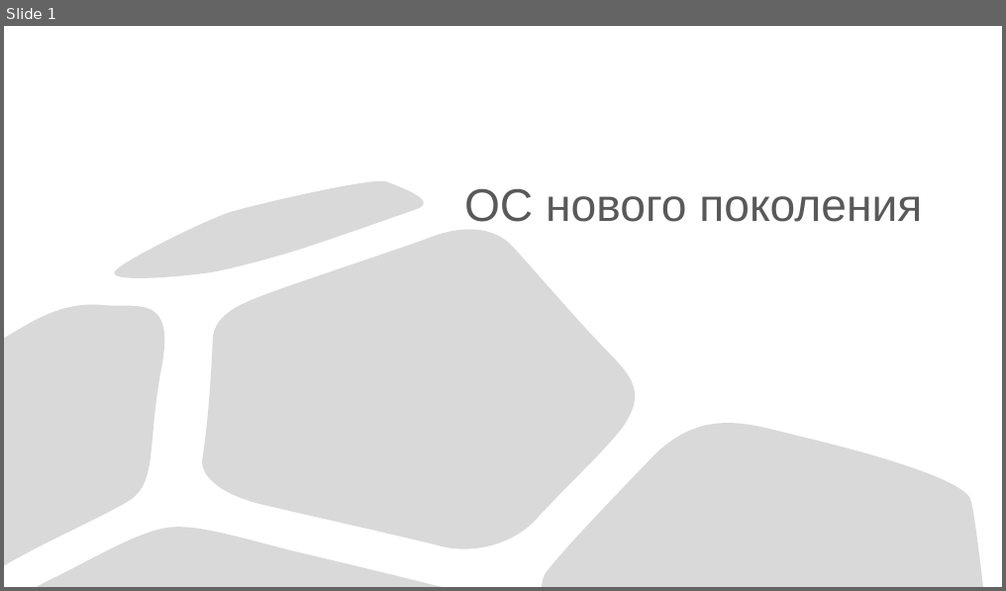
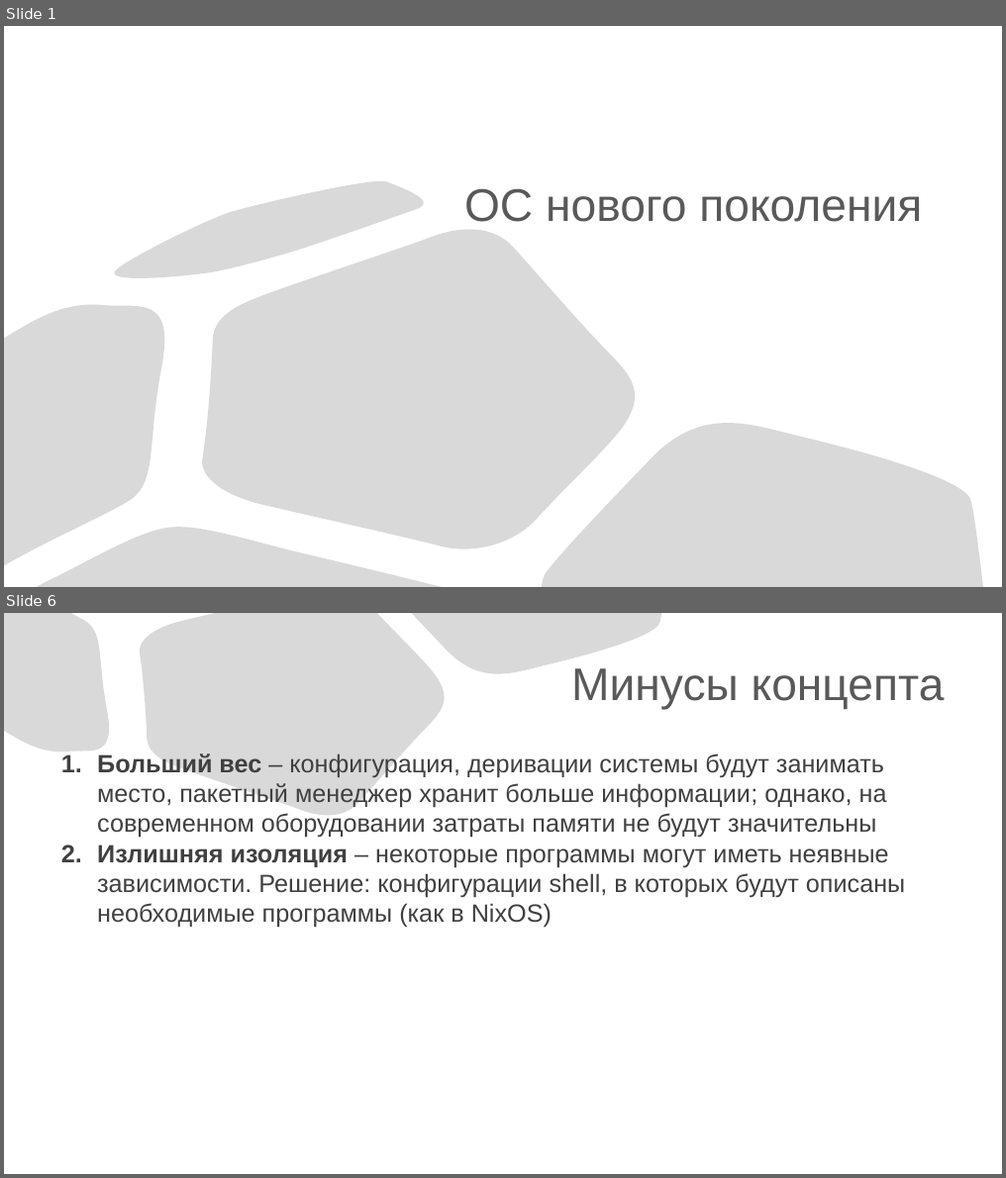
Before and after one commit to slawacats/clyx, a slide deck: NewOS.pptx. Shown one above the other, each under a label of ours: slide 1 before the commit, slides 1 and 6 after it; the slides between them are not shown. The pictures are 1006x591 and 1006x1178 pixels, drawn with LibreOffice and Linux fonts; fonts in the diff are those of the drawing. Boxes give left, top, right and bottom in pixels: in the first picture for what was removed or moved away, otherwise in the second. Text is boxed around its words. In the diff, an @@ line names an element or a change of style, - is before the commit and + after.

```diff
--- a/NewOS.pptx
+++ b/NewOS.pptx
@@ slide 6 added at <box>4,613,1002,1174</box>, background #FFFFFF @@
@@ freeform shape added at <box>4,613,116,761</box>, fill #D9D9D9, outline #000000 0.75 pt @@
@@ freeform shape added at <box>138,613,452,827</box>, fill #D9D9D9, outline #000000 0.75 pt @@
@@ freeform shape added at <box>411,613,661,686</box>, fill #D9D9D9, outline #000000 0.75 pt @@
@@ title added at <box>571,668,944,710</box>, 44 pt, text #595959 @@
+Минусы концепта
@@ text added at <box>97,754,905,928</box>, 24 pt, text #404040 @@
+1. Больший вес – конфигурация, деривации системы будут занимать место, пакетный менеджер хранит больше информации; однако, на современном оборудовании затраты памяти не будут значительны
+2. Излишняя изоляция – некоторые программы могут иметь неявные зависимости. Решение: конфигурации shell, в которых будут описаны необходимые программы (как в NixOS)
```
Also in this commit, not shown: 1 slide changed, 3 other slides added, 1 slide removed, 1 other file.
